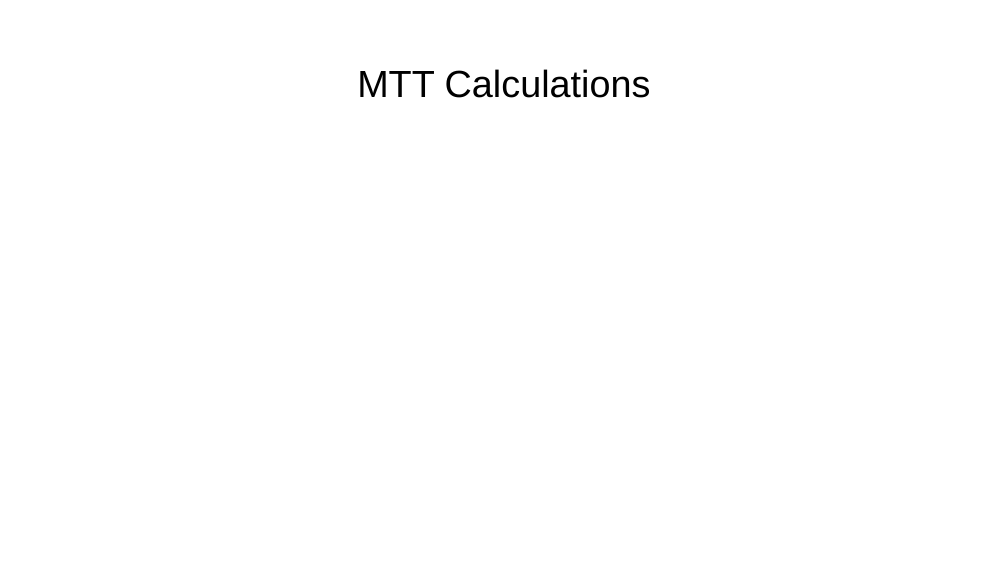
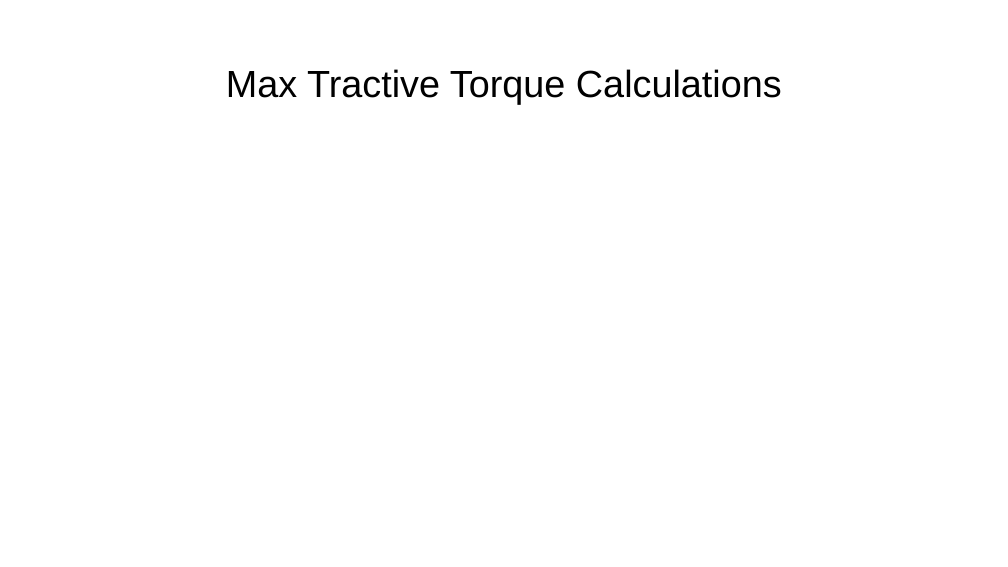
Before and after one commit to extinguishergeeks/xtinguisher.github.io, a slide deck: slide 10 of Tank Calculations.pptx. Drawn at 1008x567 pixels with LibreOffice and Linux fonts; fonts in the diff are those of the drawing; grey boxes stand for pictures. Boxes give left, top, right and bottom in pixels: in the first picture for what was removed or moved away, otherwise in the second. Text is boxed around its words. In the diff, an @@ line names an element or a change of style, - is before the commit and + after.

```diff
--- a/Tank Calculations.pptx
+++ b/Tank Calculations.pptx
@@ title at [226,69,782,104]: text changed @@
-MTT Calculations
+Max Tractive Torque Calculations
```
Also in this commit, not shown: 6 other slides changed.
